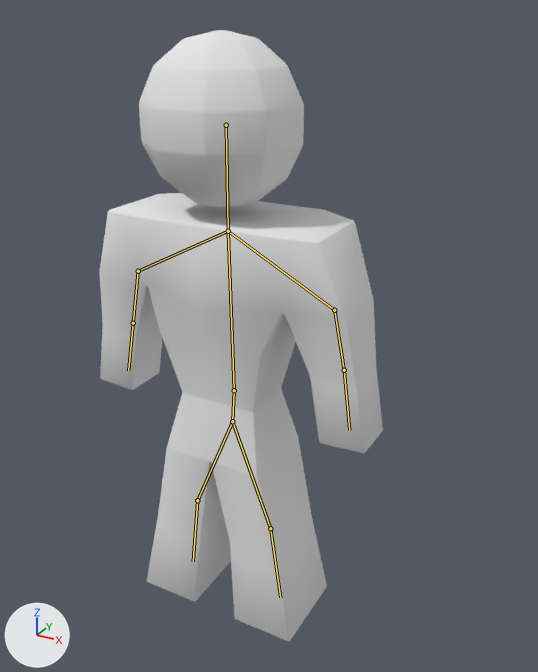
The Blender file Assets/Models/dudeBlender.blend as it was, and as the next commit left it.
The view is the same before and after, from a camera (50 mm lens) standing at (4.79, -7.67, 8.02) and looking at (0.46, 0.21, 4.08). Arrows for +X, +Y and +Z are at lower left; the lights stay in place. The bones that bend it are drawn over the model as lines.
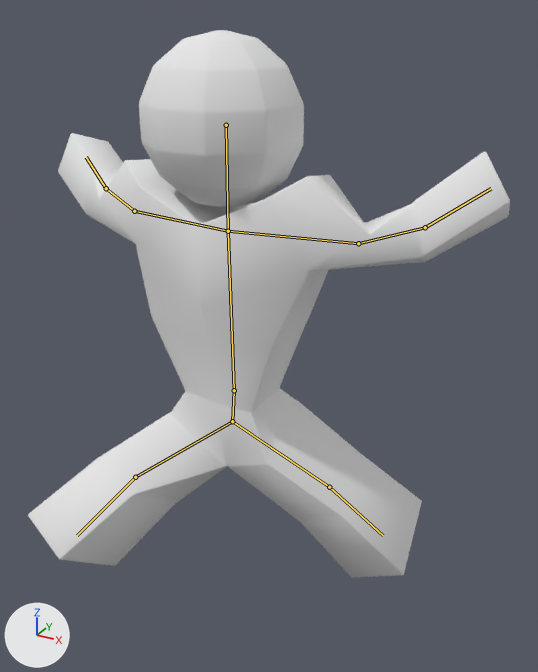
The newer file adds an action. The first version stands in its rest pose; the second is drawn at frame 1 of the action 'Fall'.

What the commit changed:
Bone 'Bone.001' (bone_bone_001) turns from (0, 0, 0) to (28, -7, 5) degrees about its own x, y and z.
Bone 'Bone.002' (bone_bone_002) turns from (0, 0, 0) to (71, -16, -11) degrees about its own x, y and z.
Bone 'Bone.003' (bone_bone_003) turns from (0, 0, 0) to (22, -6, -2) degrees about its own x, y and z.
Bone 'Bone.004' (bone_bone_004) turns from (0, 0, 0) to (27, 4, -7) degrees about its own x, y and z.
Bone 'Bone.005' (bone_bone_005) turns from (0, 0, 0) to (65, 18, 3) degrees about its own x, y and z.
Bone 'Bone.006' (bone_bone_006) turns from (0, 0, 0) to (14, 4, -1) degrees about its own x, y and z.
Bone 'Bone.009' (bone_bone_009) turns from (0, 0, 0) to (29, 17, 37) degrees about its own x, y and z.
Bone 'Bone.011' (bone_bone_011) turns from (0, 0, 0) to (29, 0, 22) degrees about its own x, y and z.

Pixel boxes [x1, y1, x2, y2] of what changed, in the pictures (538 x 672 px):
'Cube', posed (69% wider, 10% shorter)
    before: [99, 30, 383, 641]
    after: [28, 30, 510, 577]
bone 'Bone.001', root to tip
    before: (228, 231) to (334, 310)
    after: (228, 231) to (358, 243)
bone 'Bone.002', root to tip
    before: (334, 310) to (344, 370)
    after: (358, 243) to (425, 227)
bone 'Bone.003', root to tip
    before: (344, 370) to (349, 430)
    after: (425, 227) to (491, 188)
bone 'Bone.004', root to tip
    before: (228, 231) to (138, 271)
    after: (228, 231) to (134, 211)
bone 'Bone.005', root to tip
    before: (138, 271) to (133, 323)
    after: (134, 211) to (106, 188)
bone 'Bone.006', root to tip
    before: (133, 323) to (128, 370)
    after: (106, 188) to (86, 157)
bone 'Bone.009', root to tip
    before: (232, 421) to (197, 500)
    after: (232, 421) to (135, 477)
bone 'Bone.011', root to tip
    before: (232, 421) to (270, 528)
    after: (232, 421) to (329, 487)
